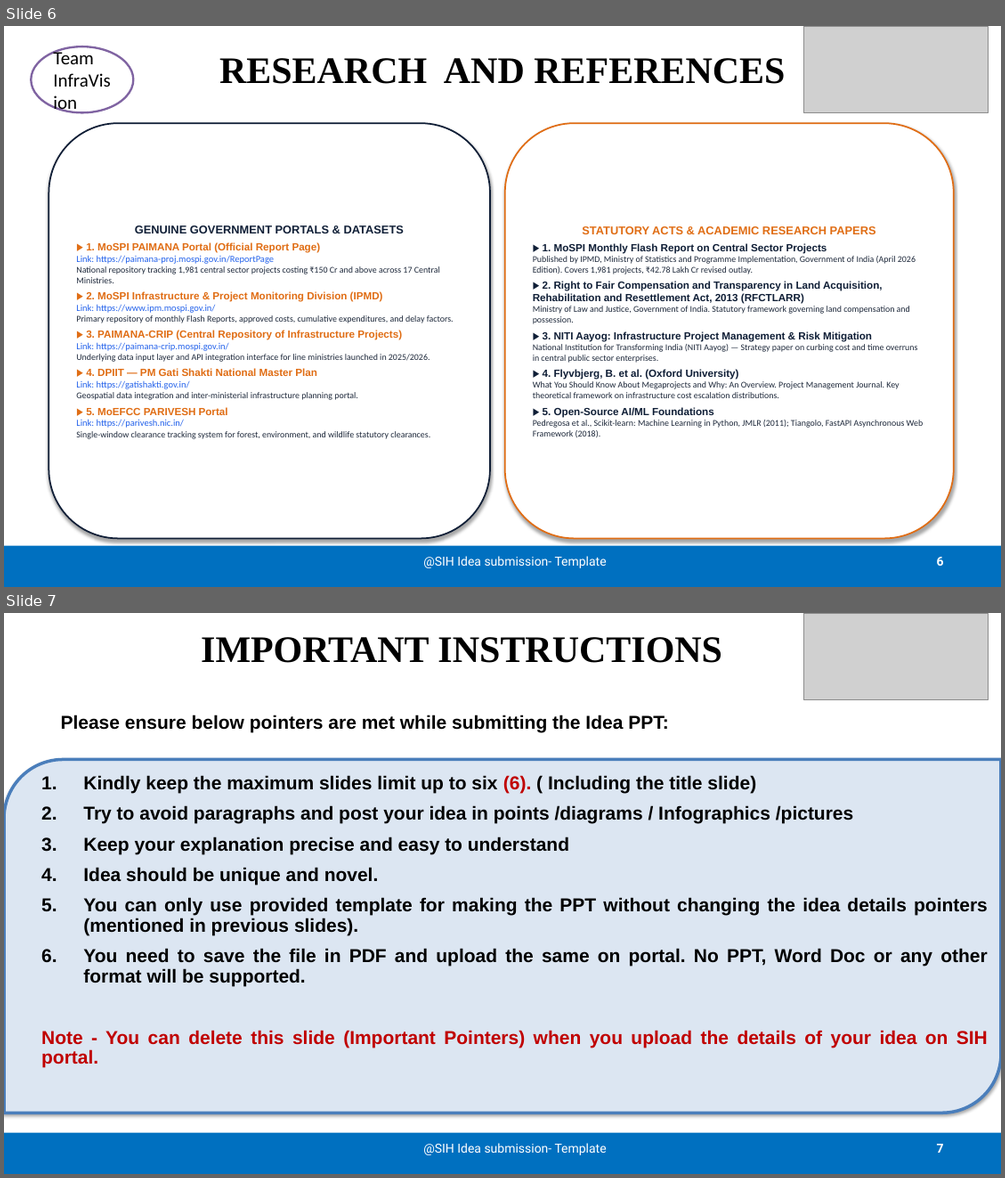
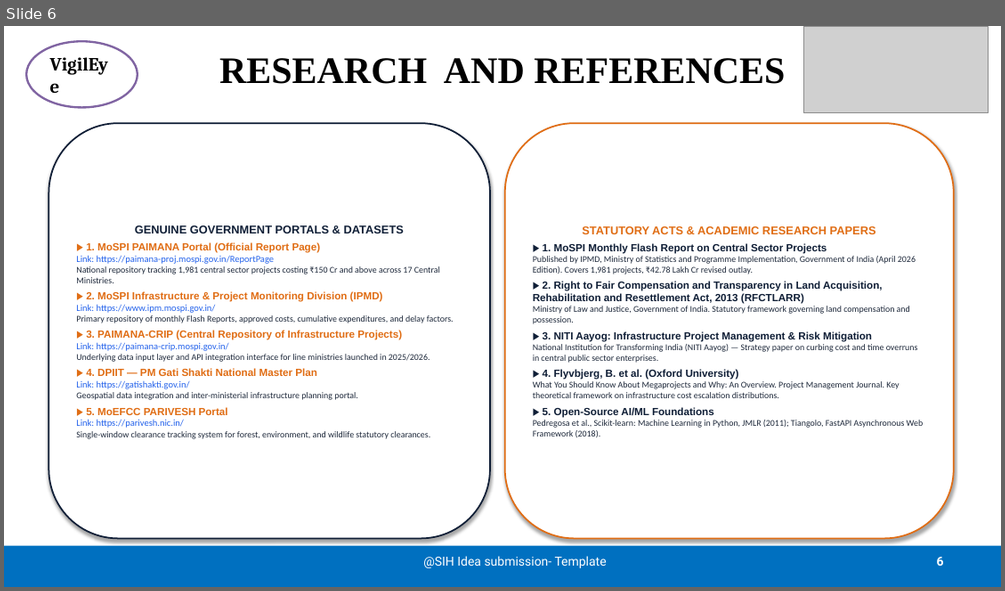
Before and after one commit to Saba2704/Paimana-AI, a slide deck: sih_submission/SIH_2026_Final_Submission_Visual_Architecture.pptx. Shown one above the other, each under a label of ours: slides 6 and 7 before the commit, slide 6 after it. The pictures are 1005x1178 and 1005x591 pixels, drawn with LibreOffice and Linux fonts; fonts in the diff are those of the drawing; grey boxes stand for pictures. Boxes give left, top, right and bottom in pixels: in the first picture for what was removed or moved away, otherwise in the second. Text is boxed around its words. In the diff, an @@ line names an element or a change of style, - is before the commit and + after.

```diff
--- a/sih_submission/SIH_2026_Final_Submission_Visual_Architecture.pptx
+++ b/sih_submission/SIH_2026_Final_Submission_Visual_Architecture.pptx
@@ slide 7 removed at box(4, 613, 1001, 1174), background #FFFFFF @@
@@ text removed at box(201, 637, 722, 663) @@
-IMPORTANT INSTRUCTIONS
@@ picture removed at box(804, 613, 988, 699) @@
@@ text removed at box(61, 714, 668, 733) @@
-Please ensure below pointers are met while submitting the Idea PPT:
@@ round diag rect removed at box(4, 760, 1001, 1112) @@
@@ text removed at box(41, 775, 987, 1068) @@
-1. Kindly keep the maximum slides limit up to six (6). ( Including the title slide)
-2. Try to avoid paragraphs and post your idea in points /diagrams / Infographics /pictures
-3. Keep your explanation precise and easy to understand
-4. Idea should be unique and novel.
-5. You can only use provided template for making the PPT without changing the idea details pointers (mentioned in previous slides).
-6. You need to save the file in PDF and upload the same on portal. No PPT, Word Doc or any other format will be supported.
-Note - You can delete this slide (Important Pointers) when you upload the details of your idea on SIH portal.
@@ rectangle removed at box(4, 1133, 1001, 1174) @@
@@ text removed at box(423, 1143, 607, 1155) @@
-@SIH Idea submission- Template
@@ page number removed at box(937, 1143, 944, 1152) @@
-7
@@ slide 6 changed as well @@
@@ ellipse added at box(26, 42, 138, 108), fill #FFFFFF, outline #8064A2 2 pt, 18 pt, text #000000, bold @@
+VigilEye
@@ ellipse removed at box(31, 47, 133, 112) @@
-Team InfraVision
```
Also in this commit, not shown: 5 other slides changed, 3 other files.
